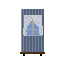
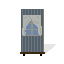
Revision of a layered 64x64 image; what changed, layer by layer:
painted on "Layer 2" over [21, 9, 44, 52]
added layer "Layer 3" (10%) above "Layer 1" over [22, 44, 56, 55]
